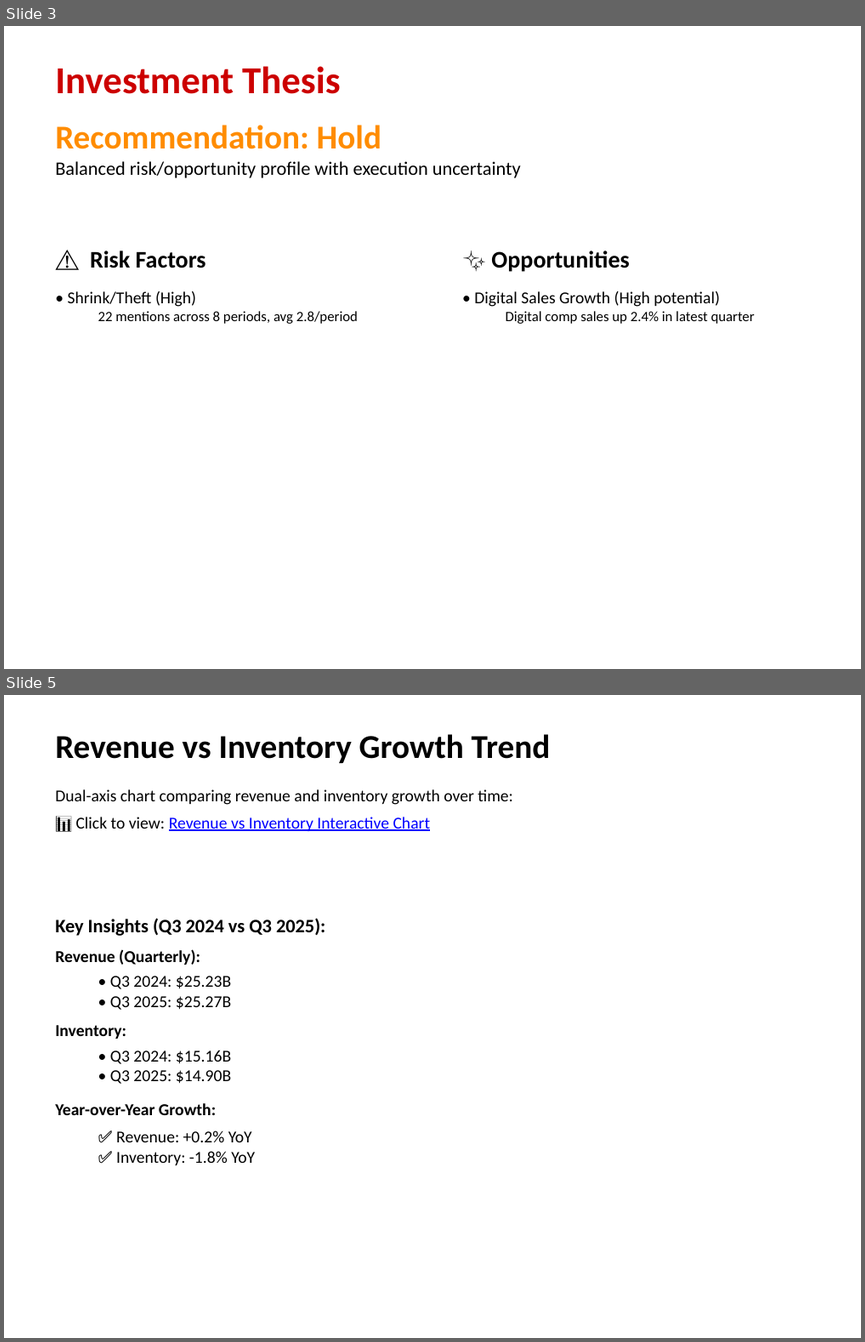
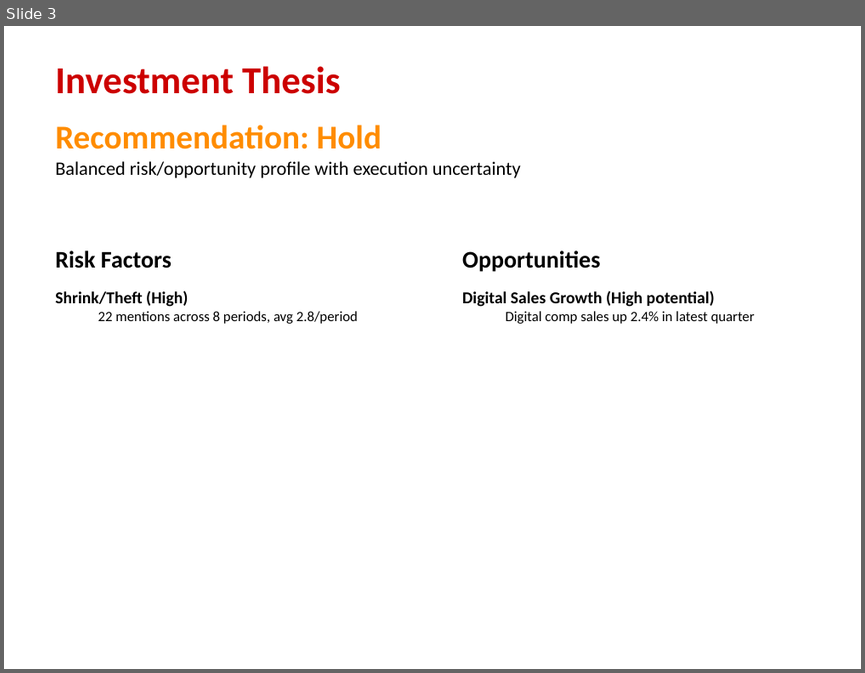
Before and after one commit to Alexander-Lombardo/financial-analyst-project, a slide deck: output/Target_Financial_Analysis.pptx. Shown one above the other, each under a label of ours: slides 3 and 5 before the commit, slide 3 after it; the slides between them are not shown. The pictures are 865x1342 and 865x673 pixels, drawn with LibreOffice and Linux fonts; fonts in the diff are those of the drawing. Boxes give left, top, right and bottom in pixels: in the first picture for what was removed or moved away, otherwise in the second. Text is boxed around its words. In the diff, an @@ line names an element or a change of style, - is before the commit and + after.

```diff
--- a/output/Target_Financial_Analysis.pptx
+++ b/output/Target_Financial_Analysis.pptx
@@ slide 5 removed at <box>4,695,861,1338</box>, background #FFFFFF @@
@@ text removed at <box>55,734,551,763</box> @@
-Revenue vs Inventory Growth Trend
@@ text removed at <box>55,789,513,831</box> @@
-Dual-axis chart comparing revenue and inventory growth over time:
-📊 Click to view: Revenue vs Inventory Interactive Chart
@@ text removed at <box>55,918,325,1165</box> @@
-Key Insights (Q3 2024 vs Q3 2025):
-Revenue (Quarterly):
-  • Q3 2024: $25.23B
-  • Q3 2025: $25.27B
-Inventory:
-  • Q3 2024: $15.16B
-  • Q3 2025: $14.90B
-Year-over-Year Growth:
-  ✅ Revenue: +0.2% YoY
-  ✅ Inventory: -1.8% YoY
@@ slide 3 changed as well @@
@@ text at <box>55,250,188,306</box>: text changed; bold on @@
-⚠️ Risk Factors
-• Shrink/Theft (High)
+Risk Factors
+Shrink/Theft (High)
@@ text at <box>462,250,715,306</box>: text changed; bold on @@
-✨ Opportunities
-• Digital Sales Growth (High potential)
+Opportunities
+Digital Sales Growth (High potential)
```
Also in this commit, not shown: 1 other slide changed, 30 slides added, 13 other slides removed, 51 other files.
